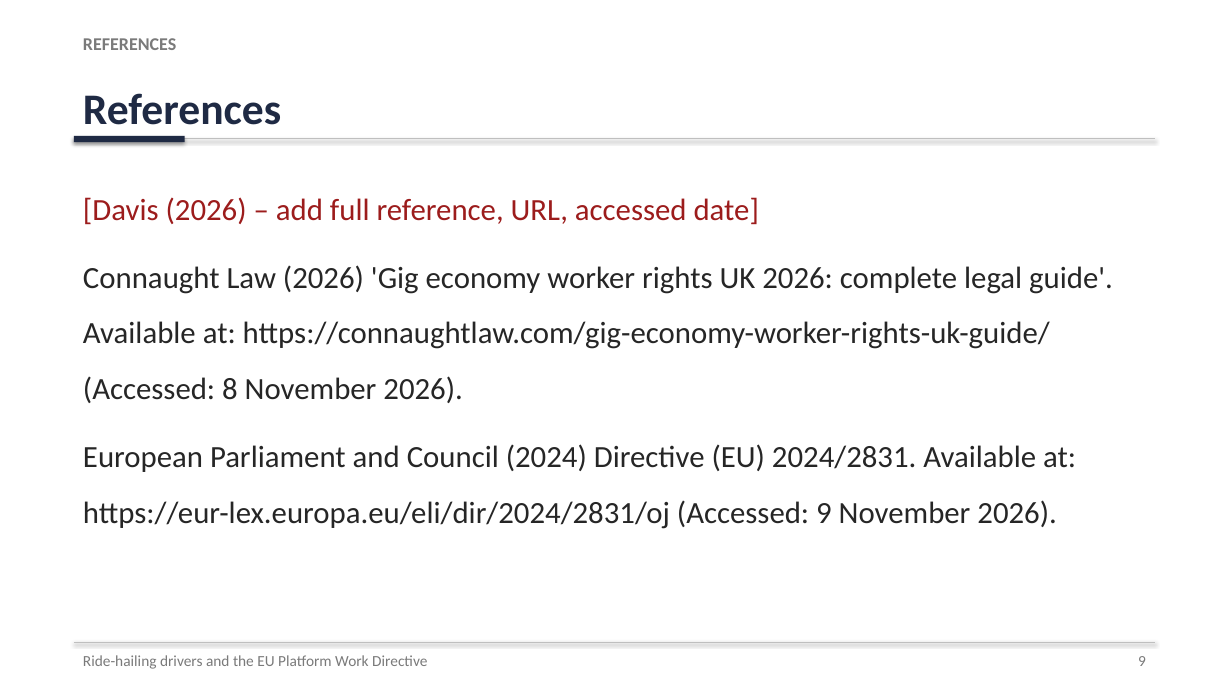
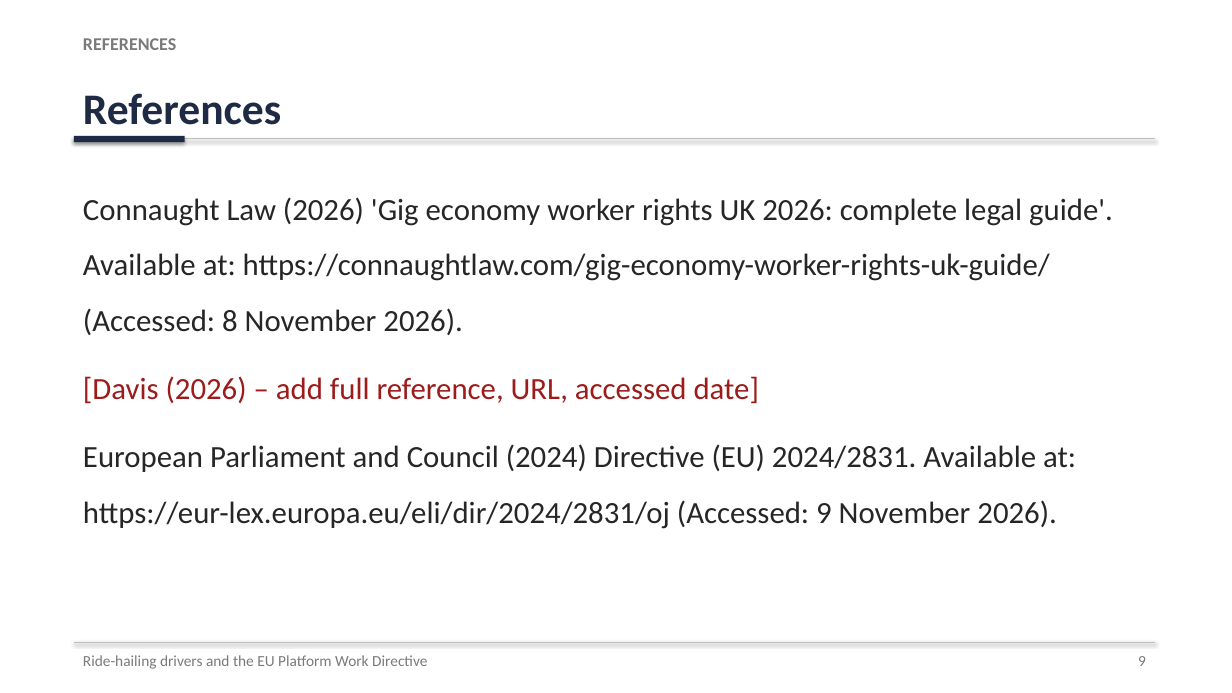
Before and after one commit to karanrg22-svg/skill, a slide deck: slide 9 of Ride-Hailing_Presentation.pptx. Drawn at 1232x693 pixels with LibreOffice and Linux fonts; fonts in the diff are those of the drawing. Boxes give left, top, right and bottom in pixels: in the first picture for what was removed or moved away, otherwise in the second. Text is boxed around its words. In the diff, an @@ line names an element or a change of style, - is before the commit and + after.

```diff
--- a/Ride-Hailing_Presentation.pptx
+++ b/Ride-Hailing_Presentation.pptx
@@ text at [83, 197, 1113, 335]: paragraph added @@
+Connaught Law (2026) 'Gig economy worker rights UK 2026: complete legal guide'. Available at: https://connaughtlaw.com/gig-economy-worker-rights-uk-guide/ (Accessed: 8 November 2026).
@@ text at [83, 265, 1113, 403]: paragraph removed @@
-Connaught Law (2026) 'Gig economy worker rights UK 2026: complete legal guide'. Available at: https://connaughtlaw.com/gig-economy-worker-rights-uk-guide/ (Accessed: 8 November 2026).
```
Also in this commit, not shown: 5 other slides changed.
